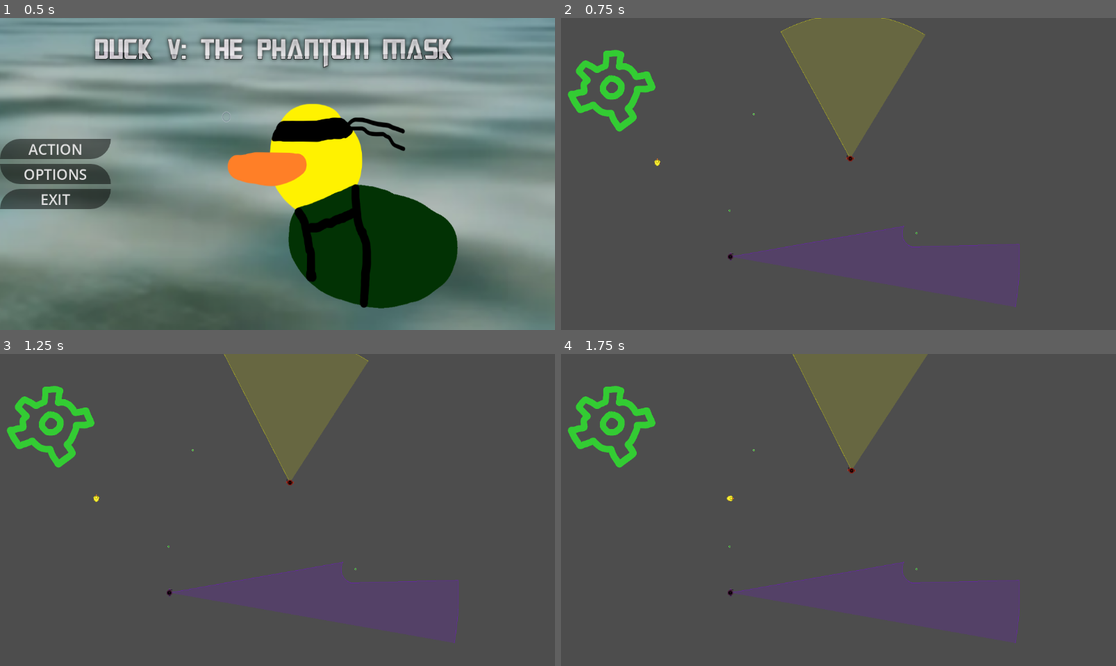
Above: before the commit, frames 1-4 (two rows, left to right).
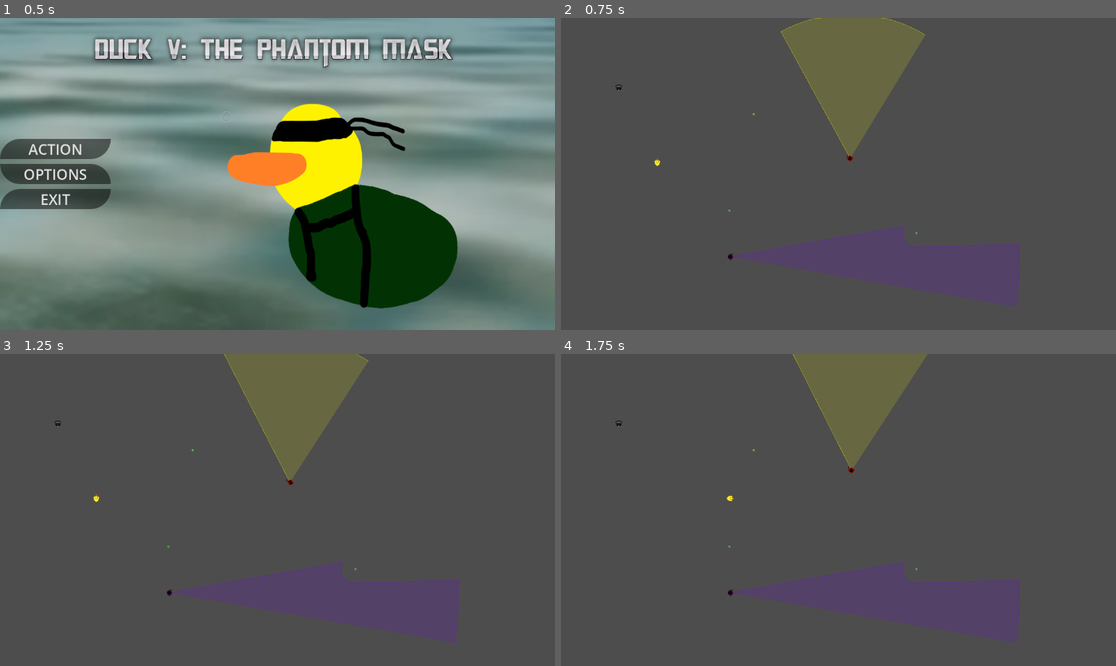
Above: after the commit, the same moments.

Repository: ArpaDeveloper/FGJ2026
Game: Godot game, scene res://scenes/mainmenu.tscn
The game is run twice, just before and just after one commit, with the same random seed, the same clock (stepped at 60 frames per second) and the same inputs.
Inputs (mouse positions are in pixels of both pictures, inside the frame that each line leads up to):
- Up to frame 1 (0.5 s): no input
- Up to frame 2 (0.75 s): click "ACTION" at 0.5 s
- Up to frame 3 (1.25 s): no input
- Up to frame 4 (1.75 s): tap Enter (ui_accept) at 1.25, 1.35, 1.52 s; move the mouse to (960, 494) at 1.27 s; hold Right (ui_right) from 1.28 s (still down)

Frame 1 is identical in both runs. In frame 2, 1.4% of the frame differs, in the area x 1-53%, y 10-46%; in frame 3, 1.4%, in the area x 1-53%, y 10-43%; in frame 4, 1.4%.

Commit message:
Added support for animations

Diff:
--- a/scenes/test.tscn
+++ b/scenes/test.tscn
@@ -8,10 +8,123 @@
 [ext_resource type="Script" uid="uid://dip413ytt8ebv" path="res://scripts/sniper_enemy.gd" id="6_sniper"]
 [ext_resource type="Texture2D" uid="uid://bhva3x2m0v32s" path="res://assets/environment/tree1.png" id="7_tree"]
 [ext_resource type="Script" uid="uid://03h7osl0j0gp" path="res://scripts/mask_pickup.gd" id="8_mask"]
-[ext_resource type="Texture2D" uid="uid://bg7hvilspwlx1" path="res://assets/icons/settingsbutton.png" id="9_uacia"]
+[ext_resource type="Texture2D" path="res://assets/environment/mask-black.png" id="9_mask_tex"]
+[ext_resource type="Texture2D" path="res://assets/Player/duck-walk-sheet.png" id="10_duckwalk"]
+[ext_resource type="Texture2D" path="res://assets/Player/duck-stealthy-sheet.png" id="11_duckstealth"]
+[ext_resource type="Texture2D" path="res://assets/Player/duck-stealthy.png" id="12_duckstealthidle"]
+[ext_resource type="Texture2D" path="res://assets/Enemies/hunter-walk-sheet.png" id="13_hunterwalk"]
 
 [sub_resource type="CircleShape2D" id="CircleShape2D_bl13t"]
 radius = 20.0
+
+[sub_resource type="AtlasTexture" id="AtlasTexture_walk0"]
+atlas = ExtResource("10_duckwalk")
+region = Rect2(0, 0, 16, 16)
+
+[sub_resource type="AtlasTexture" id="AtlasTexture_walk1"]
+atlas = ExtResource("10_duckwalk")
+region = Rect2(16, 0, 16, 16)
+
+[sub_resource type="AtlasTexture" id="AtlasTexture_walk2"]
+atlas = ExtResource("10_duckwalk")
+region = Rect2(32, 0, 16, 16)
+
+[sub_resource type="AtlasTexture" id="AtlasTexture_walk3"]
+atlas = ExtResource("10_duckwalk")
+region = Rect2(48, 0, 16, 16)
+
+[sub_resource type="AtlasTexture" id="AtlasTexture_walk4"]
+atlas = ExtResource("10_duckwalk")
+region = Rect2(64, 0, 16, 16)
+
+[sub_resource type="AtlasTexture" id="AtlasTexture_walk5"]
+atlas = ExtResource("10_duckwalk")
+region = Rect2(80, 0, 16, 16)
+
+[sub_resource type="AtlasTexture" id="AtlasTexture_walk6"]
+atlas = ExtResource("10_duckwalk")
+region = Rect2(96, 0, 16, 16)
+
+[sub_resource type="AtlasTexture" id="AtlasTexture_walk7"]
+atlas = ExtResource("10_duckwalk")
+region = Rect2(112, 0, 16, 16)
+
+[sub_resource type="AtlasTexture" id="AtlasTexture_stealth0"]
+atlas = ExtResource("11_duckstealth")
+region = Rect2(0, 0, 16, 16)
+
+[sub_resource type="AtlasTexture" id="AtlasTexture_stealth1"]
+atlas = ExtResource("11_duckstealth")
+region = Rect2(16, 0, 16, 16)
+
+[sub_resource type="AtlasTexture" id="AtlasTexture_stealth2"]
+atlas = ExtResource("11_duckstealth")
+region = Rect2(32, 0, 16, 16)
+
+[sub_resource type="AtlasTexture" id="AtlasTexture_stealth3"]
+atlas = ExtResource("11_duckstealth")
+region = Rect2(48, 0, 16, 16)
+
+[sub_resource type="AtlasTexture" id="AtlasTexture_stealth4"]
+atlas = ExtResource("11_duckstealth")
+region = Rect2(64, 0, 16, 16)
+
+[sub_resource type="AtlasTexture" id="AtlasTexture_stealth5"]
+atlas = ExtResource("11_duckstealth")
+region = Rect2(80, 0, 16, 16)
+
+[sub_resource type="AtlasTexture" id="AtlasTexture_stealth6"]
+atlas = ExtResource("11_duckstealth")
+region = Rect2(96, 0, 16, 16)
+
+[sub_resource type="AtlasTexture" id="AtlasTexture_stealth7"]
+atlas = ExtResource("11_duckstealth")
+region = Rect2(112, 0, 16, 16)
+
+[sub_resource type="SpriteFrames" id="SpriteFrames_duck"]
+animations = [{
+"frames": [
+{"duration": 1.0, "texture": ExtResource("2_j5jx5")}
+],
+"loop": true,
+"name": &"idle",
+"speed": 1.0
+}, {
+"frames": [
+{"duration": 1.0, "texture": ExtResource("12_duckstealthidle")}
+],
+"loop": true,
+"name": &"stealth_idle",
+"speed": 1.0
+}, {
+"frames": [
+{"duration": 1.0, "texture": SubResource("AtlasTexture_walk0")},
+{"duration": 1.0, "texture": SubResource("AtlasTexture_walk1")},
+{"duration": 1.0, "texture": SubResource("AtlasTexture_walk2")},
+{"duration": 1.0, "texture": SubResource("AtlasTexture_walk3")},
+{"duration": 1.0, "texture": SubResource("AtlasTexture_walk4")},
+{"duration": 1.0, "texture": SubResource("AtlasTexture_walk5")},
+{"duration": 1.0, "texture": SubResource("AtlasTexture_walk6")},
+{"duration": 1.0, "texture": SubResource("AtlasTexture_walk7")}
+],
+"loop": true,
+"name": &"walk",
+"speed": 10.0
+}, {
+"frames": [
+{"duration": 1.0, "texture": SubResource("AtlasTexture_stealth0")},
+{"duration": 1.0, "texture": SubResource("AtlasTexture_stealth1")},
+{"duration": 1.0, "texture": SubResource("AtlasTexture_stealth2")},
+{"duration": 1.0, "texture": SubResource("AtlasTexture_stealth3")},
+{"duration": 1.0, "texture": SubResource("AtlasTexture_stealth4")},
+{"duration": 1.0, "texture": SubResource("AtlasTexture_stealth5")},
+{"duration": 1.0, "texture": SubResource("AtlasTexture_stealth6")},
+{"duration": 1.0, "texture": SubResource("AtlasTexture_stealth7")}
+],
+"loop": true,
+"name": &"stealth",
+"speed": 10.0
+}]
 
 [sub_resource type="Curve2D" id="Curve2D_at5dv"]
 _data = {
@@ -28,6 +141,62 @@
 [sub_resource type="CircleShape2D" id="CircleShape2D_pickup"]
 radius = 25.0
 
+[sub_resource type="AtlasTexture" id="AtlasTexture_hunter0"]
+atlas = ExtResource("13_hunterwalk")
+region = Rect2(0, 0, 16, 16)
+
+[sub_resource type="AtlasTexture" id="AtlasTexture_hunter1"]
+atlas = ExtResource("13_hunterwalk")
+region = Rect2(16, 0, 16, 16)
+
+[sub_resource type="AtlasTexture" id="AtlasTexture_hunter2"]
+atlas = ExtResource("13_hunterwalk")
+region = Rect2(32, 0, 16, 16)
+
+[sub_resource type="AtlasTexture" id="AtlasTexture_hunter3"]
+atlas = ExtResource("13_hunterwalk")
+region = Rect2(48, 0, 16, 16)
+
+[sub_resource type="AtlasTexture" id="AtlasTexture_hunter4"]
+atlas = ExtResource("13_hunterwalk")
+region = Rect2(64, 0, 16, 16)
+
+[sub_resource type="AtlasTexture" id="AtlasTexture_hunter5"]
+atlas = ExtResource("13_hunterwalk")
+region = Rect2(80, 0, 16, 16)
+
+[sub_resource type="AtlasTexture" id="AtlasTexture_hunter6"]
+atlas = ExtResource("13_hunterwalk")
+region = Rect2(96, 0, 16, 16)
+
+[sub_resource type="AtlasTexture" id="AtlasTexture_hunter7"]
+atlas = ExtResource("13_hunterwalk")
+region = Rect2(112, 0, 16, 16)
+
+[sub_resource type="SpriteFrames" id="SpriteFrames_hunter"]
+animations = [{
+"frames": [
+{"duration": 1.0, "texture": ExtResource("4_lpvoh")}
+],
+"loop": true,
+"name": &"idle",
+"speed": 1.0
+}, {
+"frames": [
+{"duration": 1.0, "texture": SubResource("AtlasTexture_hunter0")},
+{"duration": 1.0, "texture": SubResource("AtlasTexture_hunter1")},
+{"duration": 1.0, "texture": SubResource("AtlasTexture_hunter2")},
+{"duration": 1.0, "texture": SubResource("AtlasTexture_hunter3")},
+{"duration": 1.0, "texture": SubResource("AtlasTexture_hunter4")},
+{"duration": 1.0, "texture": SubResource("AtlasTexture_hunter5")},
+{"duration": 1.0, "texture": SubResource("AtlasTexture_hunter6")},
+{"duration": 1.0, "texture": SubResource("AtlasTexture_hunter7")}
+],
+"loop": true,
+"name": &"walk",
+"speed": 10.0
+}]
+
 [node name="TestScene" type="Node2D" unique_id=1487832176]
 
 [node name="Player" type="CharacterBody2D" parent="." unique_id=274130425 groups=["player"]]
@@ -37,8 +206,10 @@
 [node name="CollisionShape2D" type="CollisionShape2D" parent="Player" unique_id=1221856998]
 shape = SubResource("CircleShape2D_bl13t")
 
-[node name="Sprite2D" type="Sprite2D" parent="Player" unique_id=365774715]
-texture = ExtResource("2_j5jx5")
+[node name="AnimatedSprite2D" type="AnimatedSprite2D" parent="Player"]
+sprite_frames = SubResource("SpriteFrames_duck")
+animation = &"walk"
+autoplay = "walk"
 
 [node name="Enemy" type="CharacterBody2D" parent="." unique_id=902981177]
 position = Vector2(600, 300)
@@ -47,9 +218,11 @@
 [node name="CollisionShape2D" type="CollisionShape2D" parent="Enemy" unique_id=1537766189]
 shape = SubResource("CircleShape2D_bl13t")
 
-[node name="Sprite2D" type="Sprite2D" parent="Enemy" unique_id=1301346956]
+[node name="AnimatedSprite2D" type="AnimatedSprite2D" parent="Enemy"]
 modulate = Color(1, 0.3, 0.3, 1)
-texture = ExtResource("4_lpvoh")
+sprite_frames = SubResource("SpriteFrames_hunter")
+animation = &"walk"
+autoplay = "walk"
 
 [node name="Path2D" type="Path2D" parent="Enemy" unique_id=1753122187]
 curve = SubResource("Curve2D_at5dv")
@@ -62,9 +235,11 @@
 [node name="CollisionShape2D" type="CollisionShape2D" parent="SniperEnemy" unique_id=129892849]
 shape = SubResource("CircleShape2D_bl13t")
 
-[node name="Sprite2D" type="Sprite2D" parent="SniperEnemy" unique_id=1521986020]
+[node name="AnimatedSprite2D" type="AnimatedSprite2D" parent="SniperEnemy"]
 modulate = Color(0.5, 0.3, 1, 1)
-texture = ExtResource("4_lpvoh")
+sprite_frames = SubResource("SpriteFrames_hunter")
+animation = &"idle"
+autoplay = "idle"
 
 [node name="Walls" type="Node2D" parent="." unique_id=1785057595]
 
@@ -154,6 +329,5 @@
 shape = SubResource("CircleShape2D_pickup")
 
 [node name="Sprite2D" type="Sprite2D" parent="MaskPickup" unique_id=1702913227]
-modulate = Color(0.2, 0.8, 0.2, 1)
-scale = Vector2(0.3, 0.3)
-texture = ExtResource("9_uacia")
+scale = Vector2(1, 1)
+texture = ExtResource("9_mask_tex")
--- a/scripts/enemy.gd
+++ b/scripts/enemy.gd
@@ -96,8 +96,21 @@
 		# Patrol behavior
 		patrol(delta)
 
+	# Update animation based on movement
+	_update_animation()
+
 	if show_cone:
 		queue_redraw()
+
+
+func _update_animation() -> void:
+	if not has_node("AnimatedSprite2D"):
+		return
+	var anim_sprite: AnimatedSprite2D = $AnimatedSprite2D
+	if velocity.length() > 10:
+		anim_sprite.play("walk")
+	else:
+		anim_sprite.play("idle")
 
 
 func find_nearest_patrol_point() -> void:
--- a/scripts/player.gd
+++ b/scripts/player.gd
@@ -10,8 +10,6 @@
 var grace_active: bool = false
 var grace_timer: float = 0.0
 var cooldown_timer: float = 0.0
-var original_texture: Texture2D = null
-var goose_texture: Texture2D = preload("res://assets/Enemies/goose.png")
 
 
 func _physics_process(delta: float) -> void:
@@ -43,13 +41,20 @@
 	# Move character
 	move_and_slide()
 
-	# Animation handling (only if AnimatedSprite2D exists)
+	# Animation handling
 	if has_node("AnimatedSprite2D"):
-		var animated_sprite_2d: AnimatedSprite2D = get_node("AnimatedSprite2D")
-		var is_moving := velocity.length() > 0
+		var anim_sprite: AnimatedSprite2D = $AnimatedSprite2D
+		var is_moving = velocity.length() > 10
 
-		# Play appropriate animation
-		animated_sprite_2d.play("run" if is_moving else "idle")
+		if grace_active:
+			if is_moving:
+				anim_sprite.play("stealth")
+			else:
+				anim_sprite.play("stealth_idle")
+		elif is_moving:
+			anim_sprite.play("walk")
+		else:
+			anim_sprite.play("idle")
 
 
 func collect_mask() -> void:
@@ -60,20 +65,8 @@
 	grace_active = true
 	grace_timer = grace_duration
 	cooldown_timer = mask_cooldown
-	_set_grace_visual(true)
 
 
-func _set_grace_visual(active: bool) -> void:
-	var sprite = get_node_or_null("Sprite2D")
-	if not sprite:
-		return
-
-	if active:
-		# Store original texture and switch to goose
-		if original_texture == null:
-			original_texture = sprite.texture
-		sprite.texture = goose_texture
-	else:
-		# Restore original texture
-		if original_texture:
-			sprite.texture = original_texture
+func _set_grace_visual(_active: bool) -> void:
+	# Animation is now handled in _physics_process
+	pass
Not shown, added: assets/Player/duck-stealthy.png.import
